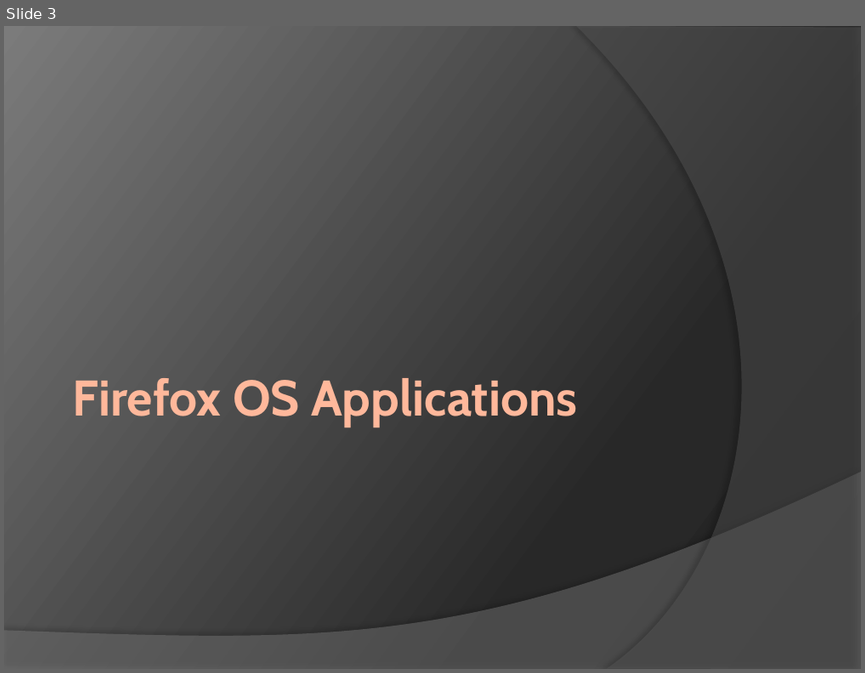
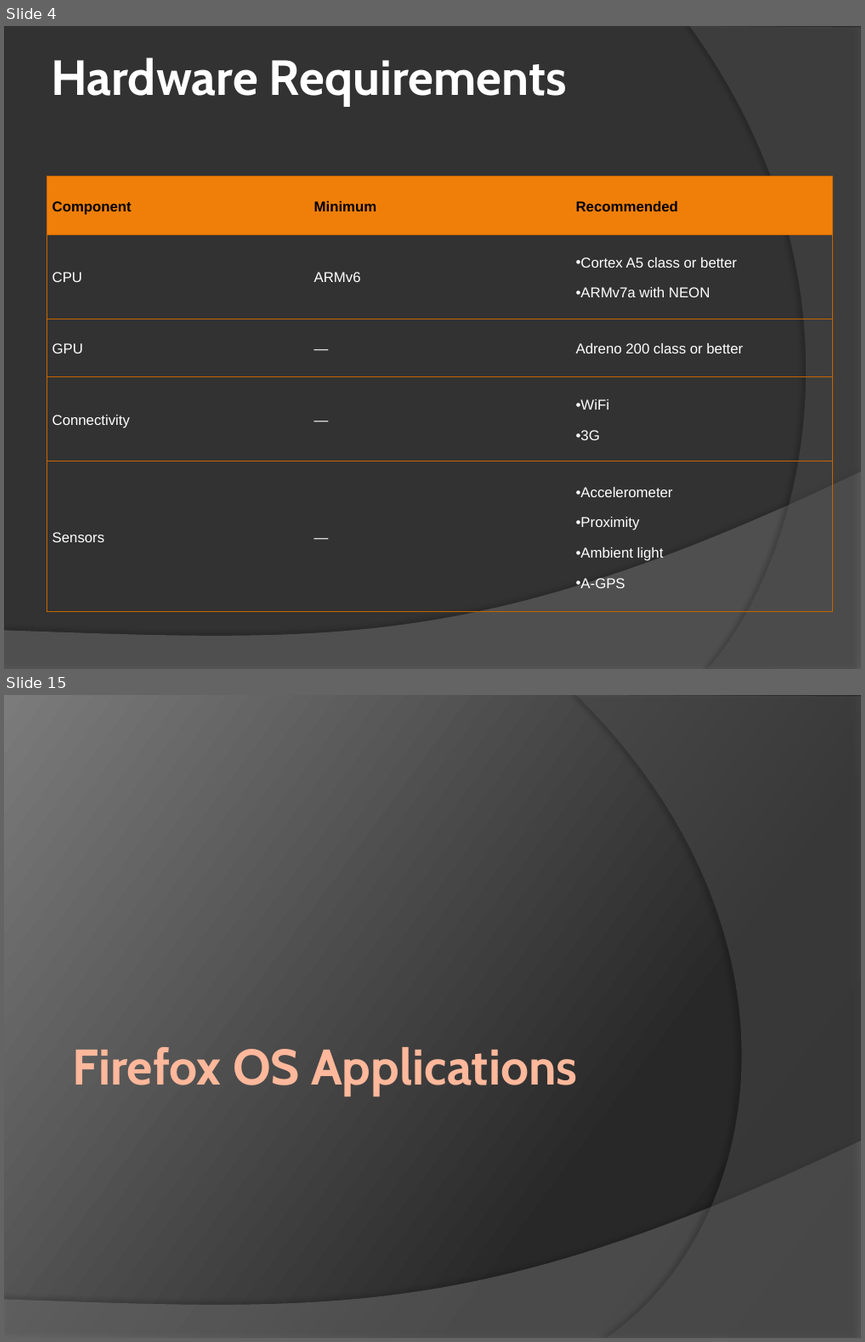
Before and after one commit to ymihaylov/Firefox-OS-Documentation-Project, a slide deck: Firefox OS.pptx. Shown one above the other, each under a label of ours: slide 3 before the commit, slides 4 and 15 after it; the slides between them are not shown. The pictures are 865x673 and 865x1342 pixels, drawn with LibreOffice and Linux fonts; fonts in the diff are those of the drawing. Boxes give left, top, right and bottom in pixels: in the first picture for what was removed or moved away, otherwise in the second. Text is boxed around its words. In the diff, an @@ line names an element or a change of style, - is before the commit and + after.

```diff
--- a/Firefox OS.pptx
+++ b/Firefox OS.pptx
@@ slide 4 added at <box>4,26,861,669</box>, background #323232; not listed: 1 template element that a slide beside it also shows @@
@@ freeform shape added at <box>689,26,861,669</box>, fill #5E5E5E at 40% opacity @@
@@ title added at <box>51,57,567,106</box>, 41.4 pt, text #FFFFFF, bold @@
+Hardware Requirements
@@ table added at <box>46,176,834,611</box>, 5 rows, 3 columns @@
+Component | Minimum | Recommended
+CPU | ARMv6 | Cortex A5 class or better / ARMv7a with NEON
+GPU | — | Adreno 200 class or better
+Connectivity | — | WiFi / 3G
+Sensors | — | Accelerometer / Proximity / Ambient light / A-GPS
@@ what was slide 3 is now slide 15 @@
```
Also in this commit, not shown: 1 slide changed, 12 other slides added, 1 slide removed.
